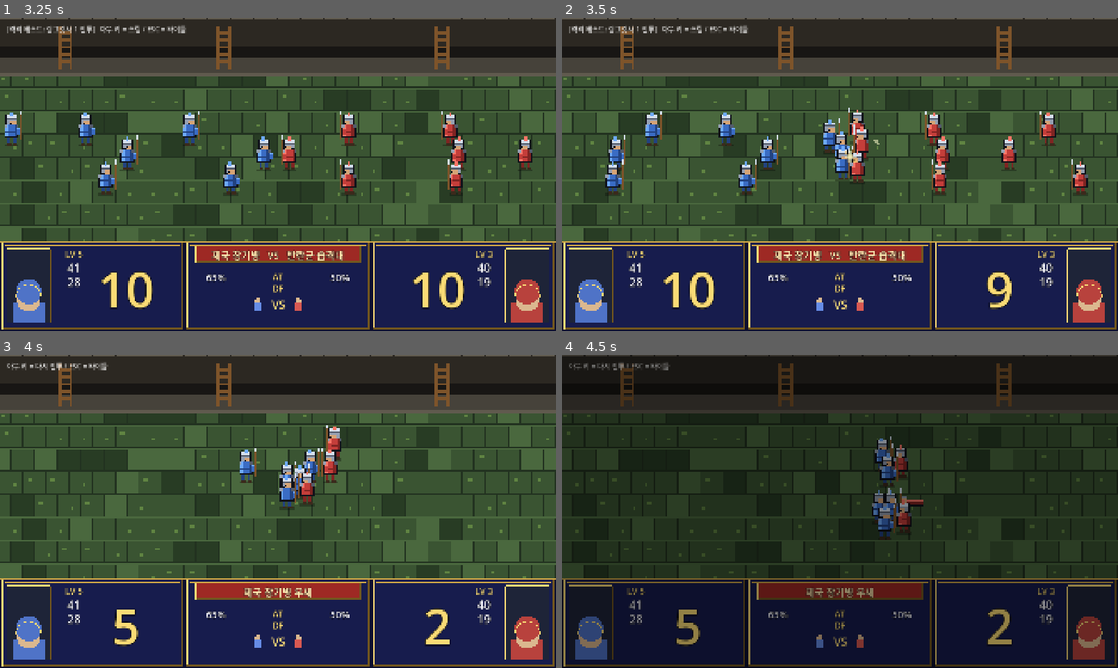
Above: before the commit, frames 1-4 (two rows, left to right).
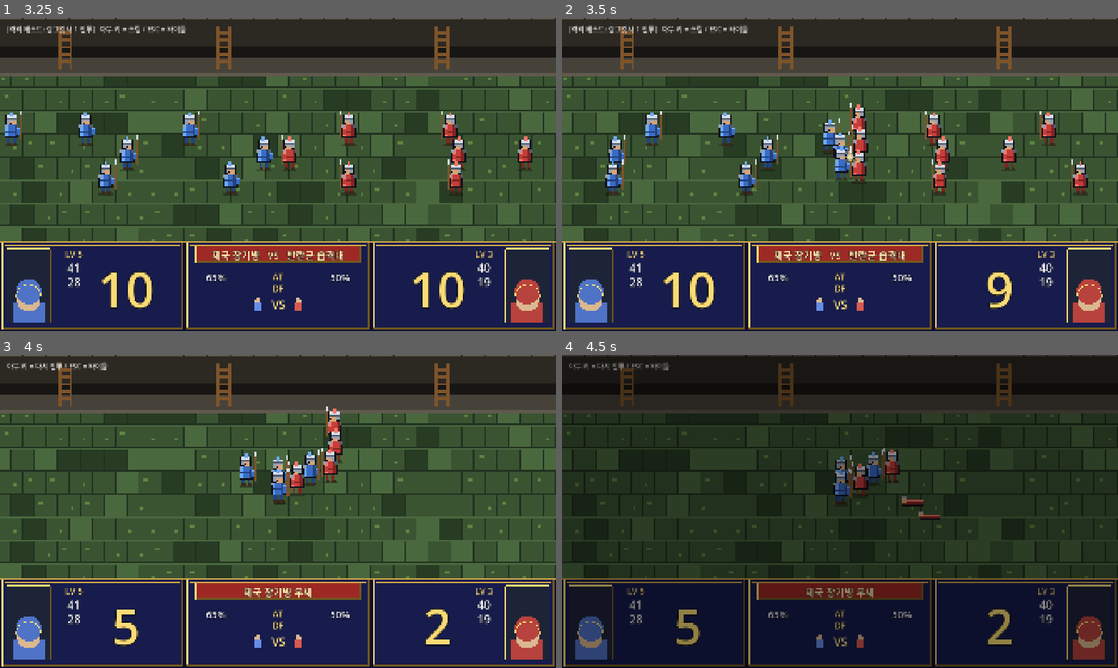
Above: after the commit, the same moments.

Repository: Johnyworld/kingdoms
Game: Godot game, scene res://scenes/splash/splash.tscn
Same seed, same stepped clock (60 frames per second), same inputs: the game is played once before the commit and once after it.
Inputs (mouse positions are in pixels of both pictures, inside the frame that each line leads up to):
- Up to frame 1 (3.25 s): tap Enter at 0.5 s; move the mouse to (400, 158) at 0.52 s; hold D 0.53-1.25 s; hold Shift 0.53-1.25 s; click (400, 158) at 0.67 s; click "새 게임" at 1.25 s; click "새 게임" at 2 s; drag from (166, 190) to (250, 237) at 2.77 s
- Up to frame 2 (3.5 s): no input
- Up to frame 3 (4 s): move the mouse to (333, 442) at 3.52 s; hold D from 3.53 s (still down); tap Ctrl at 3.6 s
- Up to frame 4 (4.5 s): release D at 4.25 s; drag from (812, 574) to (673, 464) at 4.27 s

Frame 1 is identical in both runs. In frame 2, 0.7% of the frame differs, in the area x 48-58%, y 27-53%; in frame 3, 1.6%; in frame 4, 2.2%, in the area x 48-68%, y 26-60%.

Commit message:
feat(lang-battle): 전투 연출 다듬기 — 난전 미끄러짐·대치 늘어짐 완화 + 공격 모션 임시 비활성
- 분리(_separate): 프레임상수 밀림(0.4/frame) → delta 기반(SEP_RATE 9.0/s)으로
  프레임레이트 무관·부드럽게 수렴. 접전(MELEE) 병사는 분리 제외해 제자리 교전(obstacle로는 남음).
  접전 지터 진폭 축소(1.5/1.0 → 0.6/0.4)
- CLASH 페이싱: 이벤트 종류별 간격 차등 — 킬(HIT) 0.09s, 비살상(MISS/SPECIAL/NO_KILL) 0.04s로
  "빈 대치" 압축(결과·이벤트 수 불변, 재생 평균 2.2s → ~1.3s)
- 공격 모션 3종(찌르기 런지·창 뻗기·전방 슬래시 이펙트) 임시 비활성(`[임시 비활성]` 마커 주석, 재활성 쉬움)
- 테스트: 분리 MELEE 제외 계약 추가. 스펙 §108/§113/§121 동기화

Co-Authored-By: Claude Opus 4.8 (1M context) <noreply@anthropic.com>

Diff:
--- a/scenes/lang_battle/lang_battle.gd
+++ b/scenes/lang_battle/lang_battle.gd
@@ -15,7 +15,8 @@
 # 타이밍
 const STEP := 0.75          # AT/DF 지휘보정 틱업 시간(돌격과 동시 진행)
 const ADVANCE_TIME := 2.2   # 돌격 최대 시간(상한). 실제로는 접전 도달 시 전환
-const CLASH_STEP := 0.11    # 히트 1회당 간격
+const CLASH_STEP := 0.09      # 유효 타격(킬) 1회당 간격
+const CLASH_STEP_SOFT := 0.04 # 비살상 타격(MISS/SPECIAL/NO_KILL)은 빨리 넘김 — 빈 대치 압축
 const POST_PAUSE := 0.5     # 결과 표시 후 복귀 시작까지
 const RETREAT_MAX := 2.6    # 복귀 최대 시간(상한)
 
@@ -130,10 +131,17 @@
 	var df := int(round(lerpf(st["base_df"], st["df"], t)))
 	_hud.set_at_df(side, at, df)
 
+## 킬은 CLASH_STEP, 비살상 타격은 CLASH_STEP_SOFT로 재생 — 결과 불변, 빈 대치만 압축.
+func _clash_step(ev: Dictionary) -> float:
+	return CLASH_STEP if ev["kind"] == LangResolver.Hit.HIT else CLASH_STEP_SOFT
+
 func _process_clash(delta: float) -> void:
 	_clash_acc += delta
-	while _clash_acc >= CLASH_STEP and _event_i < _events.size():
-		_clash_acc -= CLASH_STEP
+	while _event_i < _events.size():
+		var step: float = _clash_step(_events[_event_i])
+		if _clash_acc < step:
+			break
+		_clash_acc -= step
 		_apply_event(_events[_event_i])
 		_event_i += 1
 	if _event_i >= _events.size():
--- a/scenes/lang_battle/lang_battlefield.gd
+++ b/scenes/lang_battle/lang_battlefield.gd
@@ -91,7 +91,7 @@
 
 # 분리(separation): 원본 16px 충돌 박스(0xE87A)를 근사 — 겹치면 서로 밀어내 부피를 만든다.
 const SEP_DIST := 11.0   # 이 거리보다 가까우면 밀어냄
-const SEP_STR := 0.4     # 밀어내는 강도(프레임당)
+const SEP_RATE := 9.0    # 분리 속도 계수(초당) — delta 기반으로 부드럽게 수렴(옛 프레임상수 0.4 대체, 미끄러짐 완화)
 
 ## 3행 분배: 남는 인원은 아래 행부터 → n=10 이면 [3,3,4].
 func _row_counts(n: int) -> Array:
@@ -250,12 +250,13 @@
 	if s != null:
 		s["strike_t"] = STRIKE_DUR
 		s["_lunge_to"] = toward
-		var from: Vector2 = s["pos"]
-		var dir := signf(toward.x - from.x)
-		if dir == 0.0:
-			dir = s["face"]
-		_effects.append({"pos": from + Vector2(dir * 6.0, -6.0), "vx": dir * 3.0 * 1.2 * 60.0,
-			"life": 0.22, "side": side})
+		# [임시 비활성] ③ 전방 슬래시 이펙트
+		#var from: Vector2 = s["pos"]
+		#var dir := signf(toward.x - from.x)
+		#if dir == 0.0:
+		#	dir = s["face"]
+		#_effects.append({"pos": from + Vector2(dir * 6.0, -6.0), "vx": dir * 3.0 * 1.2 * 60.0,
+		#	"life": 0.22, "side": side})
 	_shake = maxf(_shake, 1.5)
 
 func kill(side: int) -> Variant:
@@ -353,7 +354,7 @@
 		_soldiers[side] = keep
 
 	if _charging and not _retreating:
-		_separate()  # 겹침 방지 → 난전에 부피 생김(원본 충돌 박스 0xE87A 근사)
+		_separate(delta)  # 겹침 방지 → 난전에 부피 생김(원본 충돌 박스 0xE87A 근사). MELEE 제외로 제자리 교전.
 
 	# 살아있는 병사는 보이는 전장 안으로 클램프(원본 0xE48E). 화면 밖(특히 아래 HUD 뒤)으로 안 나가게.
 	# 단, 돌격 중(CHARGE)은 화면 밖 스폰→진입이라 X는 클램프하지 않는다.
@@ -419,15 +420,17 @@
 		s["face"] = signf(d.x)
 
 ## 겹치는 병사끼리 서로 밀어냄(원본 16px 충돌 박스 근사). 난전이 한 점에 뭉치지 않게 함.
-func _separate() -> void:
+## 접전(MELEE) 병사는 밀리지 않고 제자리에서 교전 — 미끄러짐 방지. 단 obstacle(부피)로는 남아 CHARGE가 피해간다.
+## delta 기반이라 프레임레이트와 무관하게 부드럽게 수렴한다.
+func _separate(delta: float) -> void:
 	var all: Array = []
 	all.append_array(_soldiers[0])
 	all.append_array(_soldiers[1])
 	var n := all.size()
 	for i in range(n):
 		var s: Dictionary = all[i]
-		if s["state"] == DYING:
-			continue
+		if s["state"] == DYING or s["state"] == MELEE:
+			continue  # 죽는 중/접전 중은 밀지 않음(접전은 제자리)
 		var sp: Vector2 = s["pos"]
 		var push := Vector2.ZERO
 		for j in range(n):
@@ -444,21 +447,19 @@
 				else:
 					push += Vector2(cos(s["seed"]), sin(s["seed"]))
 		if push != Vector2.ZERO:
-			s["pos"] = sp + push * SEP_STR
+			s["pos"] = sp + push * SEP_RATE * delta
 
 # ── 위치(그리기용) ─────────────────────────────────────────────────────────
 func _draw_pos(s: Dictionary) -> Vector2:
 	var base: Vector2 = s["pos"]
-	var strike_t: float = s["strike_t"]
-	var face: float = s["face"]
-	# 근접 중 미세 몸싸움(제자리 흔들림)
+	# 근접 중 미세 몸싸움(제자리 흔들림) — 미끄러짐 인상 줄이려 진폭 축소
 	if s["state"] == MELEE:
-		base += Vector2(sin(_t * 6.0 + s["seed"]) * 1.5, cos(_t * 5.0 + s["seed"]) * 1.0)
-	# 찌르기 런지(적 방향으로 나갔다 복귀)
-	if strike_t > 0.0 and s.has("_lunge_to"):
-		var lunge_to: Vector2 = s["_lunge_to"]
-		var p: float = 1.0 - strike_t / STRIKE_DUR
-		base = base.lerp(lunge_to, 0.3 * sin(p * PI))
+		base += Vector2(sin(_t * 6.0 + s["seed"]) * 0.6, cos(_t * 5.0 + s["seed"]) * 0.4)
+	# [임시 비활성] ① 찌르기 런지(적 방향으로 나갔다 복귀) — 재활성 시 아래 블록 주석 해제
+	#if s["strike_t"] > 0.0 and s.has("_lunge_to"):
+	#	var lunge_to: Vector2 = s["_lunge_to"]
+	#	var p: float = 1.0 - s["strike_t"] / STRIKE_DUR
+	#	base = base.lerp(lunge_to, 0.3 * sin(p * PI))
 	# 사망 중엔 pos 를 직접 적분(넉백 점프)하므로 여기선 그대로 사용.
 	return base
 
@@ -525,7 +526,6 @@
 func _draw_soldier(pos: Vector2, s: Dictionary) -> void:
 	var side: int = s["side"]
 	var a: float = s["alpha"]
-	var strike_t: float = s["strike_t"]
 	var face: float = s["face"]
 	var dying: bool = s["state"] == DYING
 	var base: Color = TEAM[side][0]
@@ -557,8 +557,9 @@
 		return
 
 	var reach := 0.0
-	if strike_t > 0.0:
-		reach = 3.0 * sin((1.0 - strike_t / STRIKE_DUR) * PI)
+	# [임시 비활성] ② 창 뻗기(공격 시 창끝 전방 연장) — 재활성 시 아래 블록 주석 해제
+	#if s["strike_t"] > 0.0:
+	#	reach = 3.0 * sin((1.0 - s["strike_t"] / STRIKE_DUR) * PI)
 
 	_px(x - 5, y + 8, 10, 2, Color(0, 0, 0, 0.28 * a))
 	_px(x - 3, y + 2, 2, 6, dark)
--- a/test/unit/test_lang_battle.gd
+++ b/test/unit/test_lang_battle.gd
@@ -133,3 +133,19 @@
 	assert_eq(a0_t, 3, "A0의 최근접은 F")
 	assert_eq(a1_t, 4, "A1의 최근접은 G")
 	assert_eq(f_t, 2, "F는 직전 스냅샷(전원 미교전) 기준 최근접 A1을 고른다 — in-place면 P3인 A0로 어긋남")
+
+# ── 분리(_separate): 접전 중 병사는 밀리지 않고 제자리 교전, CHARGE만 겹침 분리 ──────────
+func test_separate_skips_melee_but_moves_charging() -> void:
+	var bf = Battlefield.new()
+	# 겹쳐 있는(거리 3 < SEP_DIST 11) CHARGE·MELEE 한 쌍.
+	var charging := {"id": 1, "side": 0, "pos": Vector2(0, 0), "state": Battlefield.CHARGE, "seed": 0.0}
+	var melee := {"id": 2, "side": 1, "pos": Vector2(3, 0), "state": Battlefield.MELEE, "seed": 0.0}
+	bf._soldiers = {0: [charging], 1: [melee]}
+	var charge_before: Vector2 = charging["pos"]
+	var melee_before: Vector2 = melee["pos"]
+	bf._separate(0.016)
+	var charge_after: Vector2 = charging["pos"]
+	var melee_after: Vector2 = melee["pos"]
+	bf.free()
+	assert_ne(charge_after, charge_before, "CHARGE 병사는 겹치면 밀려난다")
+	assert_eq(melee_after, melee_before, "MELEE 병사는 분리로 밀리지 않는다(제자리 교전)")
Not shown, changed: docs/spec/features/lang-battle.md
